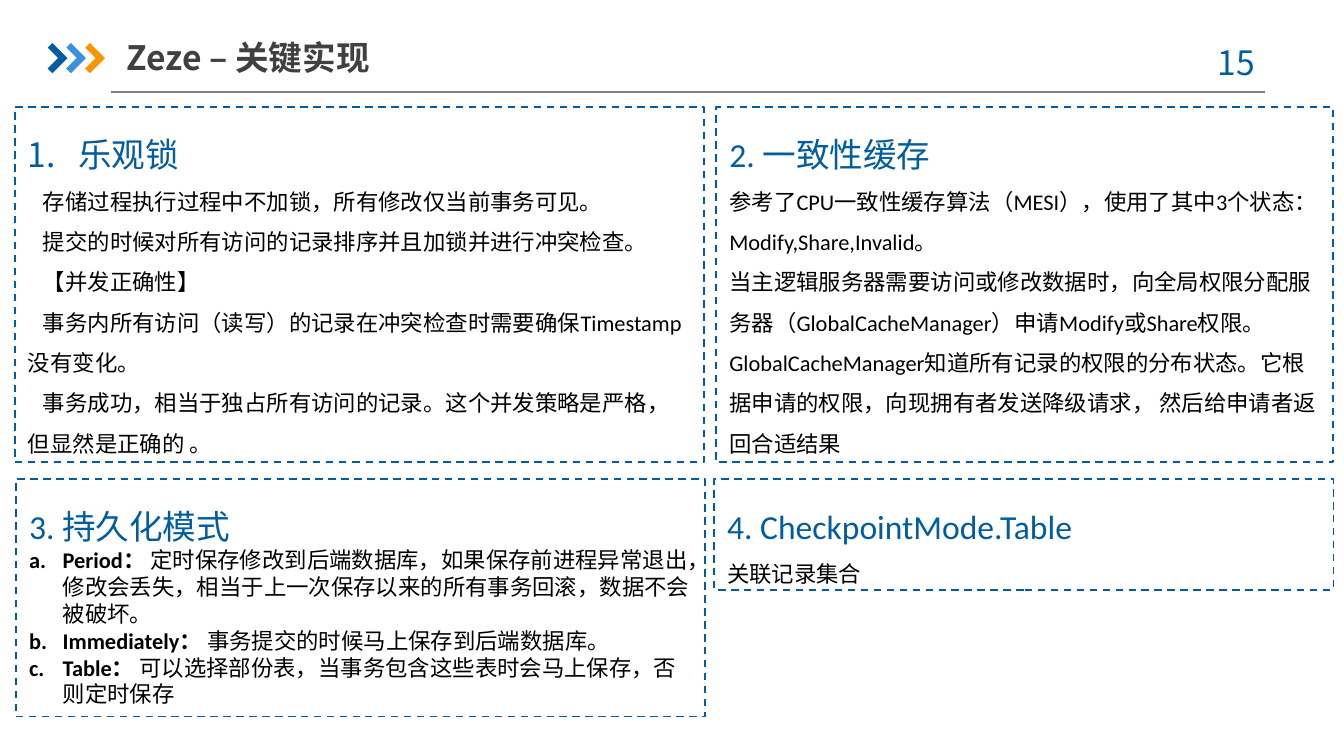
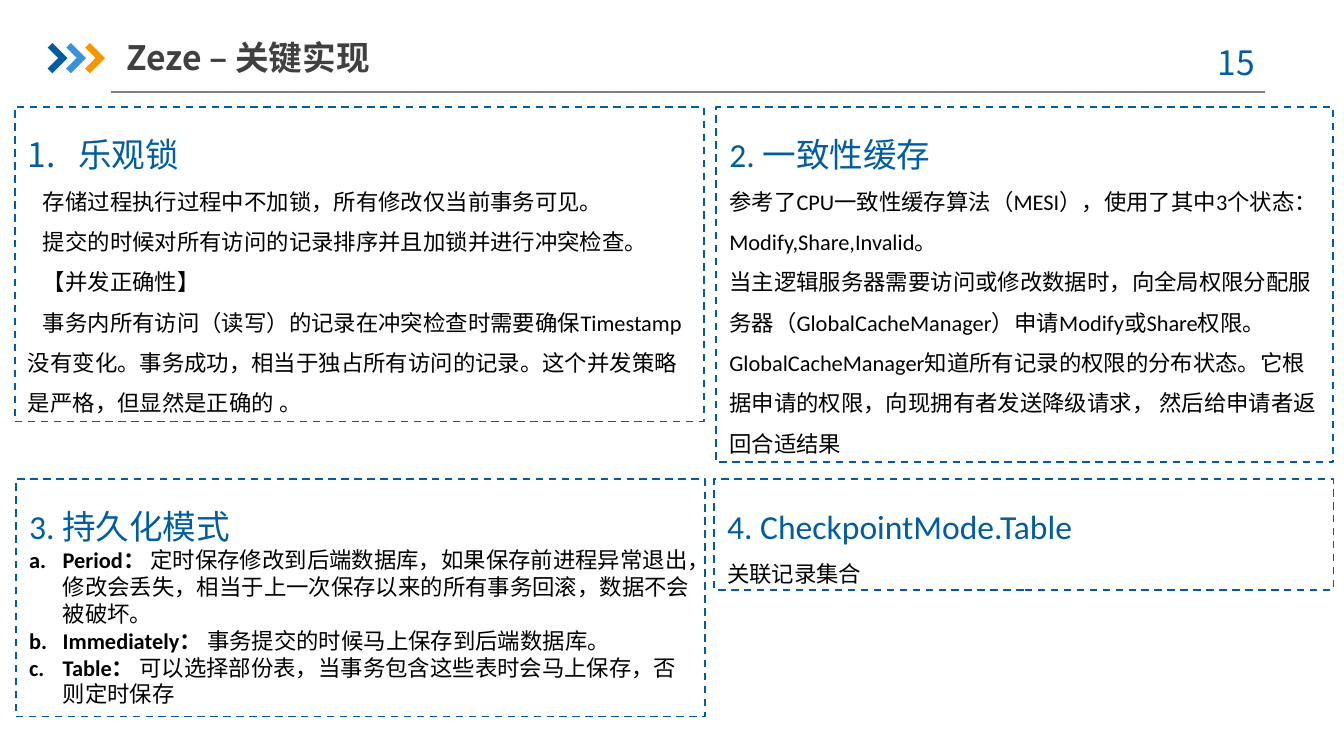
Before and after one commit to e2wugui/zeze, a slide deck: slide 15 of doc/基于缓存同步的分布式事务服务器框架.pptx. Drawn at 1344x756 pixels with LibreOffice and Linux fonts; fonts in the diff are those of the drawing; background and template pictures are left out. Boxes give left, top, right and bottom in pixels: in the first picture for what was removed or moved away, otherwise in the second. Text is boxed around its words. In the diff, an @@ line names an element or a change of style, - is before the commit and + after.

```diff
--- a/doc/基于缓存同步的分布式事务服务器框架.pptx
+++ b/doc/基于缓存同步的分布式事务服务器框架.pptx
@@ rectangle "乐观锁": place and size @@
-rectangle "乐观锁" at bbox=[15, 108, 704, 462]
+rectangle "乐观锁" at bbox=[15, 108, 704, 422]
@@ text in rectangle at bbox=[28, 312, 682, 414]: text changed @@
-事务内所有访问（读写）的记录在冲突检查时需要确保Timestamp 没有变化。
-事务成功，相当于独占所有访问的记录。这个并发策略是严格，但显然是正确的 。
+事务内所有访问（读写）的记录在冲突检查时需要确保Timestamp 没有变化。事务成功，相当于独占所有访问的记录。这个并发策略是严格，但显然是正确的 。
```
Also in this commit, not shown: 3 other slides changed, 1 other file.
